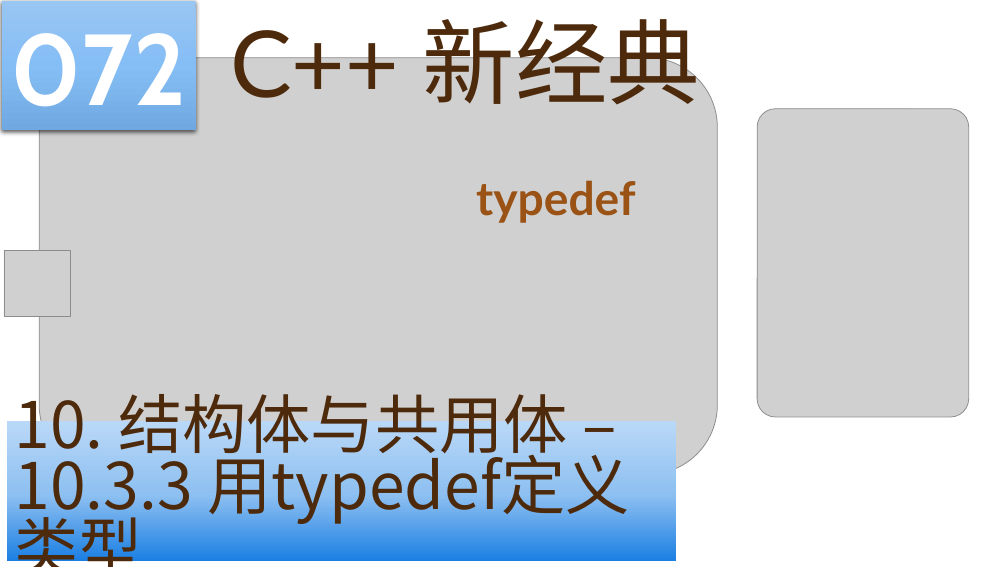
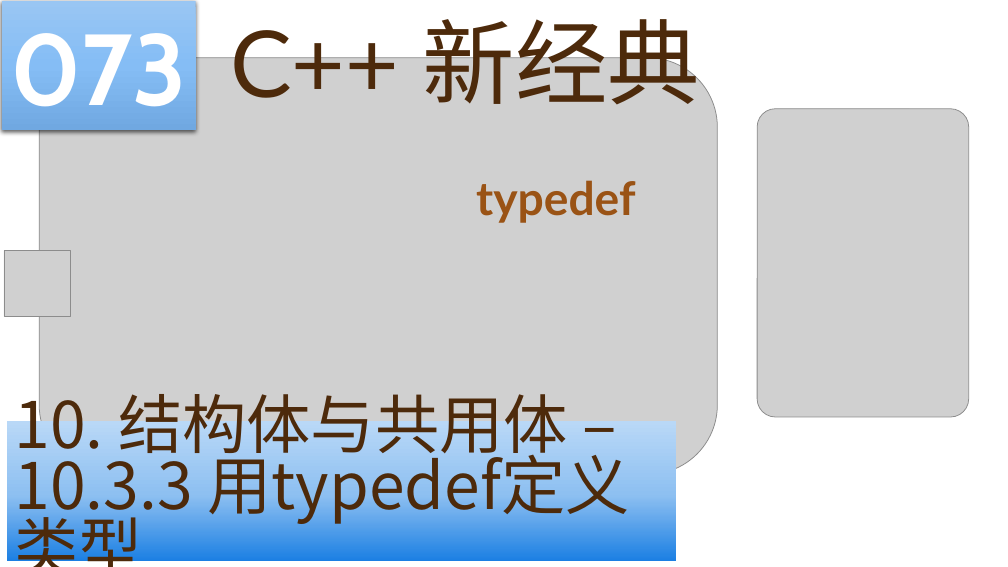
Before and after one commit to yasenstar/learn_cpp, a slide deck: slide 73 of cpp_new/C++ 新经典.pptx (slide 72 before the commit). Drawn at 1008x567 pixels with LibreOffice and Linux fonts; fonts in the diff are those of the drawing; grey boxes stand for pictures; background and template pictures are left out. Boxes give left, top, right and bottom in pixels: in the first picture for what was removed or moved away, otherwise in the second. Text is boxed around its words. In the diff, an @@ line names an element or a change of style, - is before the commit and + after.

```diff
--- a/cpp_new/C++ 新经典.pptx
+++ b/cpp_new/C++ 新经典.pptx
@@ text in rectangle at [10,33,187,106]: text changed @@
-072
+073
```
Also in this commit, not shown: 7 other slides changed, 1 slide added, 3 other files.
